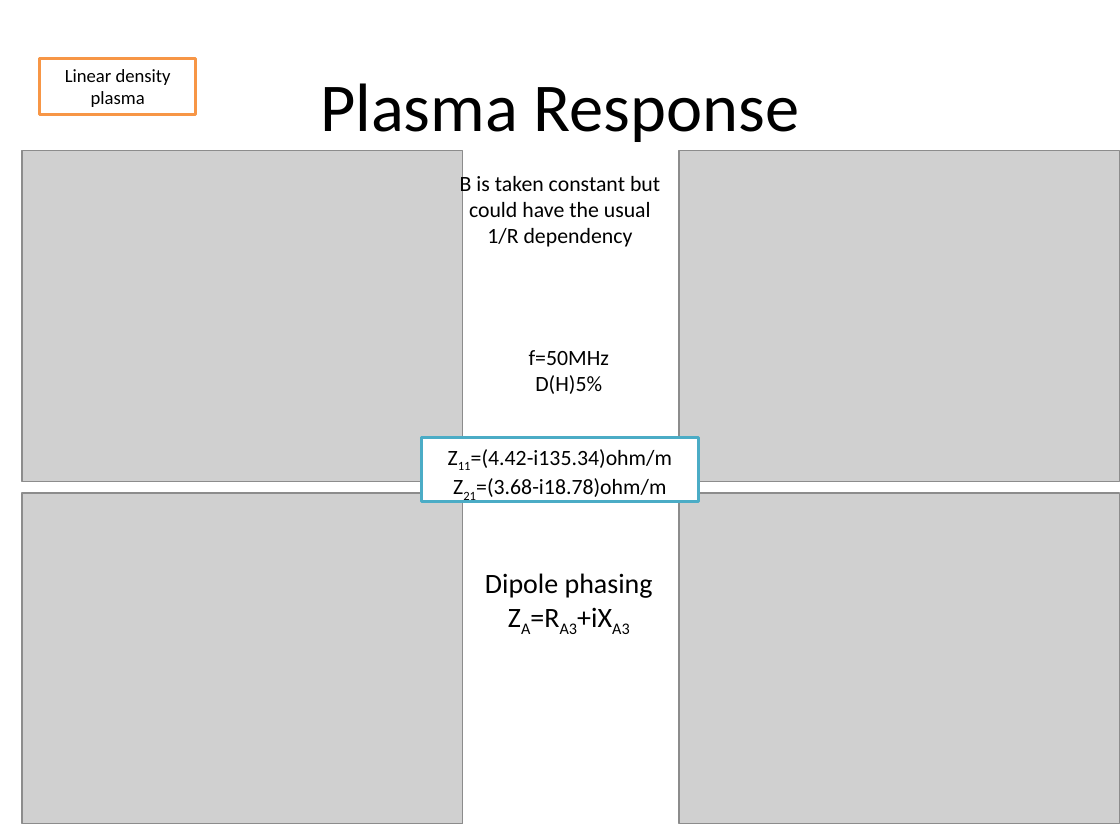
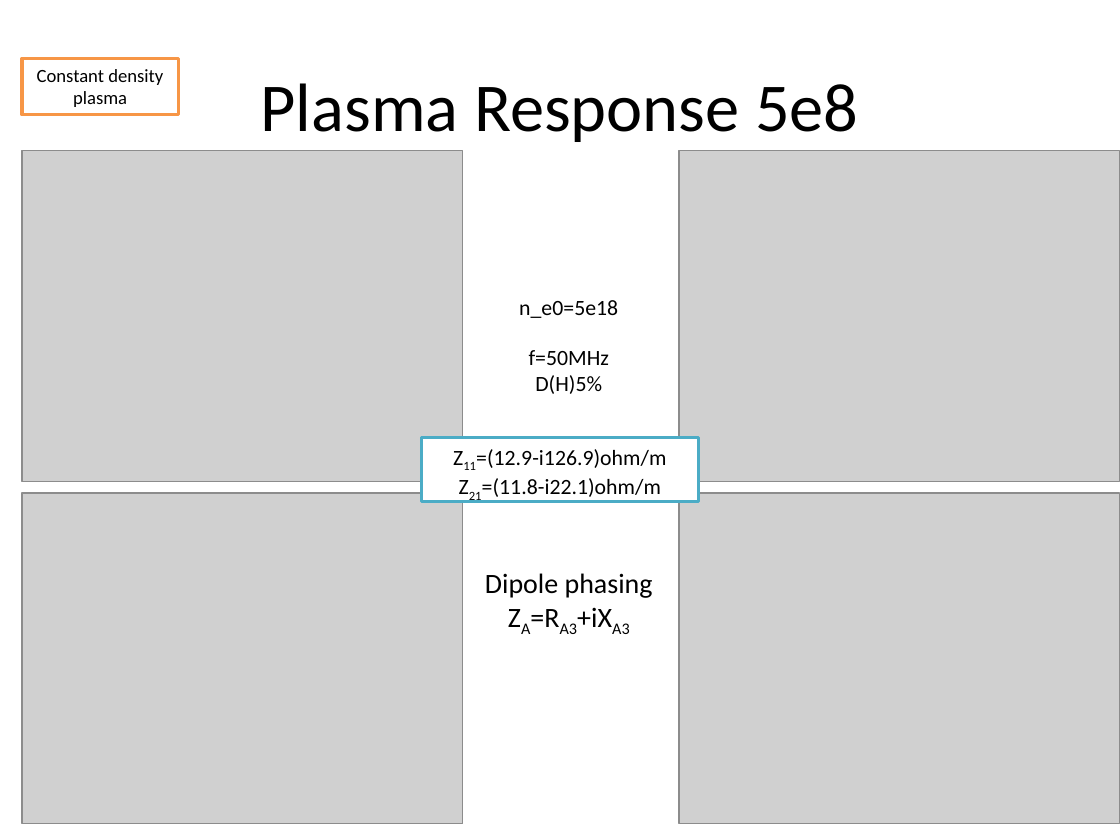
Before and after one commit to jhillairet/SOFT2018_Cold_Plasma_Modeling, a slide deck: slide 11 of Test Configurations/Test Geometries.pptx (slide 13 before the commit). Drawn at 1120x840 pixels with LibreOffice and Linux fonts; fonts in the diff are those of the drawing; grey boxes stand for pictures. Boxes give left, top, right and bottom in pixels: in the first picture for what was removed or moved away, otherwise in the second. Text is boxed around its words. In the diff, an @@ line names an element or a change of style, - is before the commit and + after.

```diff
--- a/Test Configurations/Test Geometries.pptx
+++ b/Test Configurations/Test Geometries.pptx
@@ rectangle "Constant density plasma": place and size @@
-rectangle "Constant density plasma" at <box>39,58,196,114</box>
+rectangle "Constant density plasma" at <box>22,58,179,114</box>
@@ text in rectangle at <box>37,69,163,107</box>: text changed @@
-Linear density plasma
+Constant density plasma
@@ title at <box>261,83,858,142</box>: text changed @@
-Plasma Response
+Plasma Response 5e8
@@ text removed at <box>460,173,660,247</box> @@
-B is taken constant but could have the usual 1/R dependency
@@ text added at <box>519,300,618,318</box>, 14 pt, text #000000 @@
+n_e0=5e18
@@ text in rectangle at <box>476,449,666,501</box>: text changed @@
-Z11=(4.42-i135.34)ohm/m
-Z21=(3.68-i18.78)ohm/m
+Z11=(12.9-i126.9)ohm/m
+Z21=(11.8-i22.1)ohm/m
```
Also in this commit, not shown: 9 other slides changed, 11 slides added, 2 slides removed, 4 other files.
